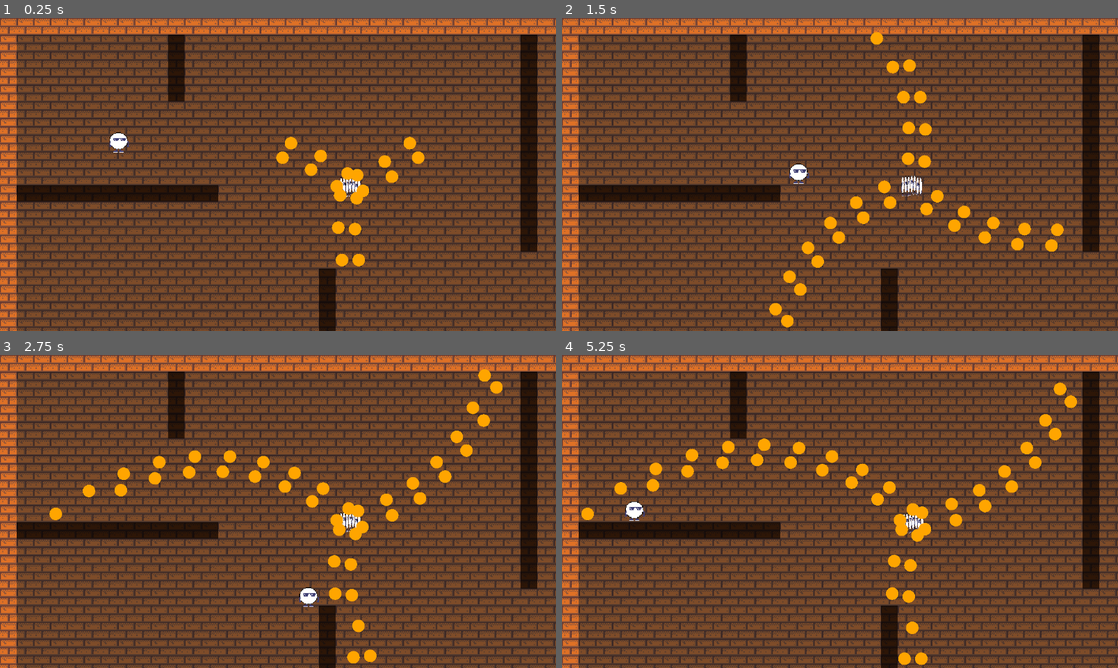
Above: before the commit, frames 1-4 (two rows, left to right).
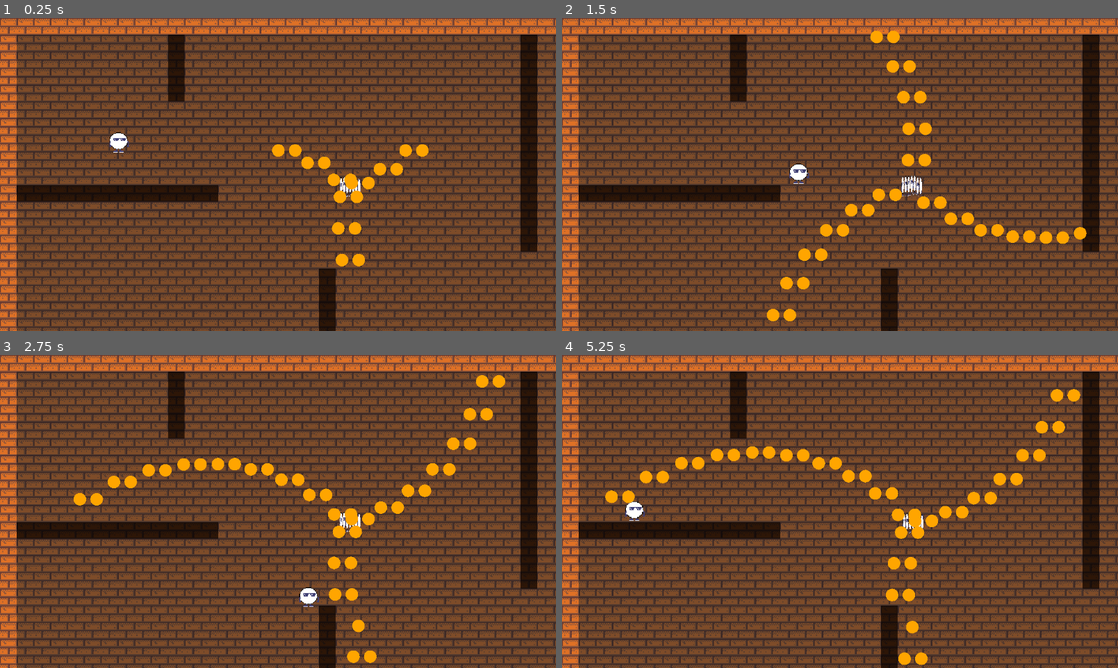
Above: after the commit, the same moments.

Repository: eduardo-kurek/MageMaze
Game: Godot game, scene res://world.tscn
The game is run twice, just before and just after one commit, with the same random seed, the same clock (stepped at 60 frames per second) and the same inputs.
Inputs:
- Up to frame 1 (0.25 s): no input
- Up to frame 2 (1.5 s): hold D (move_right) 0.53-1.28 s; hold S (move_down) from 1.28 s (still down)
- Up to frame 3 (2.75 s): release S (move_down) at 2.03 s; hold D (move_right) from 2.03 s (still down)
- Up to frame 4 (5.25 s): release D (move_right) at 2.78 s; hold W (move_up) 2.78-3.53 s; hold A (move_left) 3.53-5.03 s; hold S (move_down) from 5.03 s (still down)

The runs differ from the first frame. In frame 1, 1.4% of the frame differs, in the area x 48-78%, y 37-70%; in frame 2, 2.9%; in frame 3, 4.0%; in frame 4, 4.3%, in the area x 3-94%, y 8-90%.

Commit message:
Refatora tiros para o ShotContext ser retornado

Diff:
--- a/entities/behaviours/shoot/IShot.gd
+++ b/entities/behaviours/shoot/IShot.gd
@@ -1,5 +1,6 @@
 class_name IShot
 extends Resource
 
-func fire(ctx: ShotContext) -> void:
-	push_error("IShot.fire() não implementado em %s" % get_script().resource_path)
+func process(ctx: ShotContext) -> Array[ShotContext]:
+	push_error("IShot.process() não implementado em %s" % get_script().resource_path)
+	return []
--- a/entities/behaviours/shoot/OffsetShot.gd
+++ b/entities/behaviours/shoot/OffsetShot.gd
@@ -3,7 +3,8 @@
 
 @export var distance: float = 5.0
 
-func fire(ctx: ShotContext) -> void:
-	var shot := ctx.copy()
-	shot.position = ctx.position + ctx.direction * distance
-	next.fire(shot)
+func process(ctx: ShotContext) -> Array[ShotContext]:
+	var shots := next.process(ctx)
+	for shot in shots:
+		shot.position += shot.direction * distance
+	return shots
--- a/entities/behaviours/shoot/ParallelShoot.gd
+++ b/entities/behaviours/shoot/ParallelShoot.gd
@@ -4,11 +4,13 @@
 @export_range(1, 1, 1, "or_greater") var count: int = 3
 @export var spacing: float = 16.0
 
-func fire(ctx: ShotContext) -> void:
-	var side := ctx.direction.orthogonal().normalized()
-	var start := -spacing * (count - 1) / 2.0
-
-	for i in count:
-		var shot := ctx.copy()
-		shot.position = ctx.position + side * (start + spacing * i)
-		next.fire(shot)
+func process(ctx: ShotContext) -> Array[ShotContext]:
+	var shots: Array[ShotContext] = []
+	for shot in next.process(ctx):
+		var side := shot.direction.orthogonal().normalized()
+		var start := -spacing * (count - 1) / 2.0
+		for i in count:
+			var parallel_shot := shot.copy()
+			parallel_shot.position += side * (start + spacing * i)
+			shots.append(parallel_shot)
+	return shots
--- a/entities/behaviours/shoot/PauseShot.gd
+++ b/entities/behaviours/shoot/PauseShot.gd
@@ -6,8 +6,10 @@
 
 var _position: int = 0
 
-func fire(ctx: ShotContext) -> void:
+func process(ctx: ShotContext) -> Array[ShotContext]:
 	var cycle := fire_count + skip_count
+	var shots: Array[ShotContext] = []
 	if _position < fire_count:
-		next.fire(ctx)
+		shots = next.process(ctx)
 	_position = (_position + 1) % cycle
+	return shots
--- a/entities/behaviours/shoot/RotatingShot.gd
+++ b/entities/behaviours/shoot/RotatingShot.gd
@@ -7,16 +7,17 @@
 var _angle_degrees: float = 0.0
 var _shots_fired: int = 0
 
-func fire(ctx: ShotContext) -> void:
-	var shot := ctx.copy()
-	shot.direction = ctx.direction.rotated(deg_to_rad(_angle_degrees))
-	next.fire(shot)
+func process(ctx: ShotContext) -> Array[ShotContext]:
+	var shots := next.process(ctx)
+	for shot in shots:
+		shot.direction = shot.direction.rotated(deg_to_rad(_angle_degrees))
 	_shots_fired += 1
 
 	if reset_after_shots > 0 and _shots_fired >= reset_after_shots:
 		reset()
 	else:
 		_angle_degrees = fposmod(_angle_degrees + step_degrees, 360.0)
+	return shots
 
 func reset() -> void:
 	_angle_degrees = 0.0
--- a/entities/behaviours/shoot/Shot.gd
+++ b/entities/behaviours/shoot/Shot.gd
@@ -1,5 +1,5 @@
 class_name Shot
 extends IShot
 
-func fire(ctx: ShotContext) -> void:
-	ShotBus.request_bullet(ctx)
+func process(ctx: ShotContext) -> Array[ShotContext]:
+	return [ctx]
--- a/entities/behaviours/shoot/ShotBehaviour.gd
+++ b/entities/behaviours/shoot/ShotBehaviour.gd
@@ -3,5 +3,5 @@
 
 @export var next: IShot
 
-func fire(ctx: ShotContext) -> void:
-	next.fire(ctx)
+func process(ctx: ShotContext) -> Array[ShotContext]:
+	return next.process(ctx)
--- a/entities/behaviours/shoot/ShotEmiter.gd
+++ b/entities/behaviours/shoot/ShotEmiter.gd
@@ -15,4 +15,6 @@
 		return
 
 	_cooldown = 10.0 / fire_rate
-	pattern.fire(ShotContext.new(origin, direction, bullet))
+	var ctx := ShotContext.new(origin, direction, bullet)
+	for shot in pattern.process(ctx):
+		ShotBus.request_bullet(shot)
--- a/entities/behaviours/shoot/SpreadShot.gd
+++ b/entities/behaviours/shoot/SpreadShot.gd
@@ -10,11 +10,15 @@
 @export_range(1, 50, 1) var count: int = 3
 @export var distribution: Distribution = Distribution.BETWEEN
 
-func fire(ctx: ShotContext) -> void:
-	for offset in _compute_offsets():
-		var shot := ctx.copy()
-		shot.direction = ctx.direction.rotated(offset)
-		next.fire(shot)
+func process(ctx: ShotContext) -> Array[ShotContext]:
+	var shots: Array[ShotContext] = []
+	var offsets := _compute_offsets()
+	for shot in next.process(ctx):
+		for offset in offsets:
+			var spread_shot := shot.copy()
+			spread_shot.direction = shot.direction.rotated(offset)
+			shots.append(spread_shot)
+	return shots
 
 func _compute_offsets() -> Array[float]:
 	var offsets: Array[float] = []
